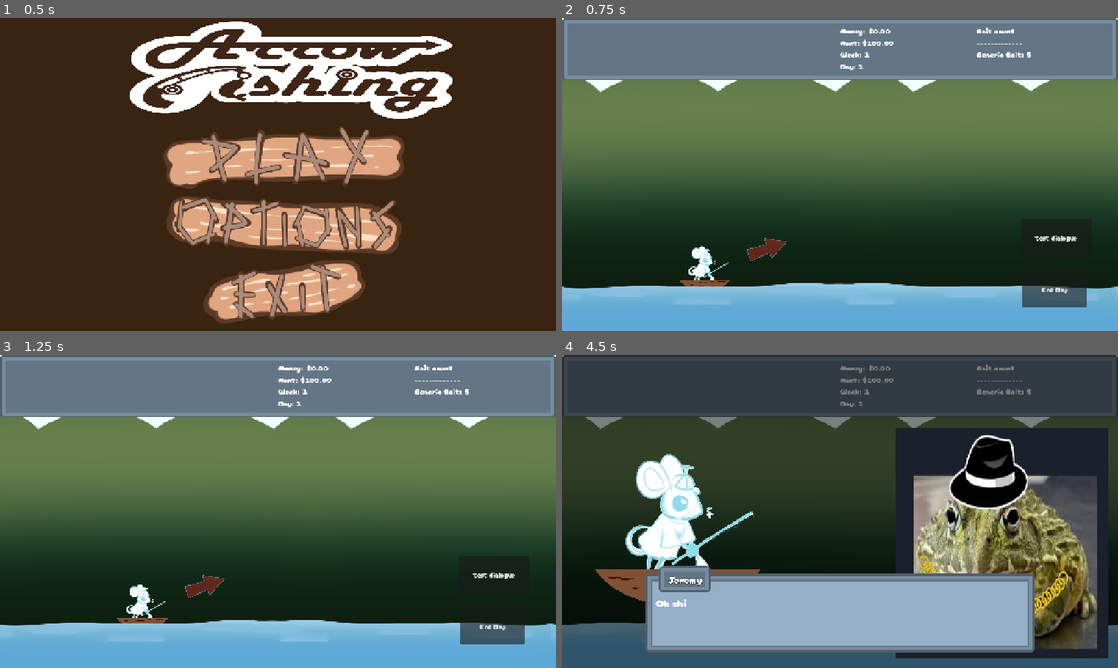
Above: before the commit, frames 1-4 (two rows, left to right).
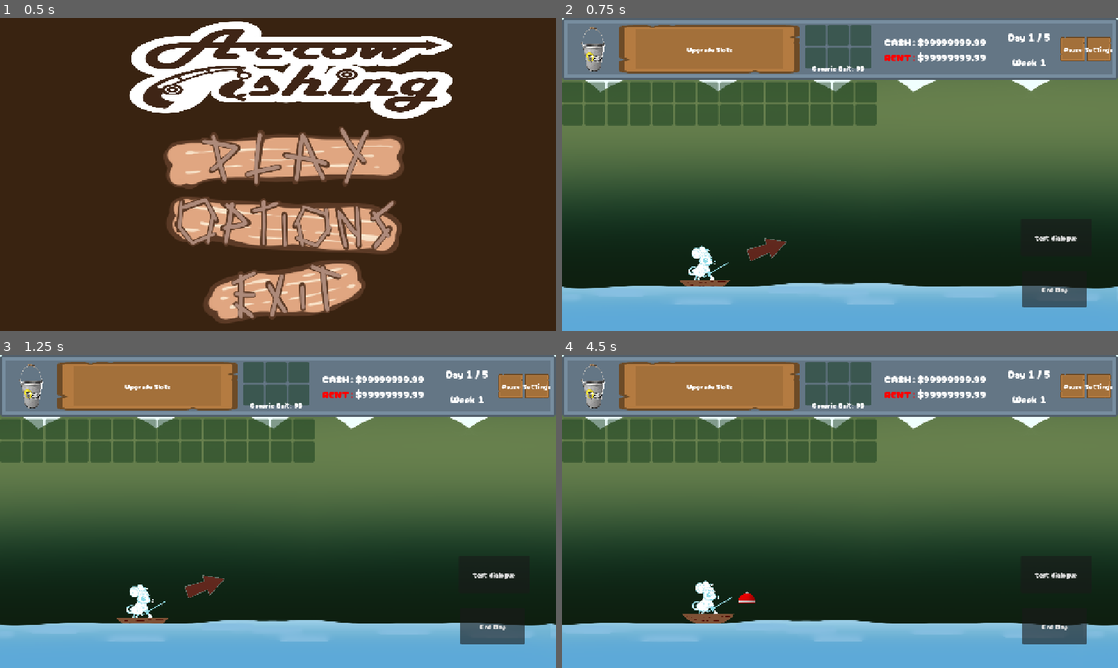
Above: after the commit, the same moments.

Repository: Meoah/Team-Awesome
Game: Godot game, scene res://scenes/default.tscn
The game is run twice, just before and just after one commit, with the same random seed, the same clock (stepped at 60 frames per second) and the same inputs. Sound files missing from this copy of the repository are replaced by a short silence.
Inputs (mouse positions are in pixels of both pictures, inside the frame that each line leads up to):
- Up to frame 1 (0.5 s): no input
- Up to frame 2 (0.75 s): click (845, 158) at 0.5 s
- Up to frame 3 (1.25 s): no input
- Up to frame 4 (4.5 s): click (712, 386) at 1.27 s; click "test dialogue" at 2 s; click "End Day" at 2.75 s; tap Enter at 3.5 s; move the mouse to (962, 495) at 3.52 s; hold Right (right) 3.53-4.25 s; hold Space (action) 3.53-4.25 s; click (962, 495) at 3.67 s; drag from (728, 527) to (812, 574) at 4.27 s

Frame 1 is identical in both runs. In frame 2, 16% of the frame differs, in the area x 0-100%, y 2-35%; in frame 3, 16%; in frame 4, 94%, in the area x 0-100%, y 0-100%.
Error after the commit: Invalid assignment of property or key 'text' with value of type 'String' on a base object of type 'null instance'. (res://scripts/ui/hud/hud.gd:27)

Commit message:
Starting the hud making

Diff:
--- a/scenes/game/daytime_main.tscn
+++ b/scenes/game/daytime_main.tscn
@@ -7,9 +7,9 @@
 [ext_resource type="Texture2D" uid="uid://da5g8qjy0q6u8" path="res://assets/textures/background/daytime_background_bottom.png" id="4_qc6n8"]
 [ext_resource type="Texture2D" uid="uid://8v7i2pn3jxgb" path="res://assets/textures/background/Placeholder_Water.png" id="5_8rhjh"]
 [ext_resource type="Texture2D" uid="uid://b2ujo6wxupnp0" path="res://assets/textures/background/daytime_background_top.png" id="5_sd21a"]
-[ext_resource type="Script" uid="uid://kbal7ers7gbb" path="res://scripts/game/camera/day_cam.gd" id="8_3kam8"]
+[ext_resource type="Script" path="res://scripts/game/camera/day_cam.gd" id="8_3kam8"]
 [ext_resource type="Texture2D" uid="uid://gm82txfpgbpv" path="res://assets/textures/vfx/FISH/Fish 01.png" id="9_3kam8"]
-[ext_resource type="PackedScene" uid="uid://cjoxd6e64nw52" path="res://scenes/ui/hud_placeholder.tscn" id="10_3kam8"]
+[ext_resource type="PackedScene" uid="uid://cjoxd6e64nw52" path="res://scenes/ui/hud/hud.tscn" id="10_3kam8"]
 [ext_resource type="Texture2D" uid="uid://q3uv13ote634" path="res://assets/textures/vfx/FISH/Fish 02.png" id="10_nw8sa"]
 [ext_resource type="PackedScene" uid="uid://buum3xnaqnv5x" path="res://scenes/game/game_over.tscn" id="10_qc6n8"]
 
--- a/scenes/game/nighttime_main.tscn
+++ b/scenes/game/nighttime_main.tscn
@@ -12,8 +12,8 @@
 [ext_resource type="Texture2D" uid="uid://emps5yrliobm" path="res://assets/textures/debug/My_Event061_Tarrot_Showcase.webp" id="7_1pk0j"]
 [ext_resource type="PackedScene" uid="uid://buum3xnaqnv5x" path="res://scenes/game/game_over.tscn" id="7_pk35q"]
 [ext_resource type="Texture2D" uid="uid://o4rx0t814322" path="res://assets/textures/debug/Stanley_bucket.webp" id="8_7dbdj"]
-[ext_resource type="Script" uid="uid://bfuyuw7kfy23" path="res://scripts/game/camera/night_cam.gd" id="9_kpww7"]
-[ext_resource type="PackedScene" uid="uid://cjoxd6e64nw52" path="res://scenes/ui/hud_placeholder.tscn" id="12_yb8jp"]
+[ext_resource type="Script" path="res://scripts/game/camera/night_cam.gd" id="9_kpww7"]
+[ext_resource type="PackedScene" uid="uid://cjoxd6e64nw52" path="res://scenes/ui/hud/hud.tscn" id="12_yb8jp"]
 
 [sub_resource type="Theme" id="Theme_7dbdj"]
 default_font = ExtResource("1_1pk0j")
--- a/scenes/game_manager.tscn
+++ b/scenes/game_manager.tscn
@@ -22,6 +22,7 @@
 anchor_bottom = 1.0
 grow_horizontal = 2
 grow_vertical = 2
+mouse_filter = 2
 theme = SubResource("Theme_k4jhu")
 script = ExtResource("1_hwd4i")
 scene_root = NodePath("SceneRoot")
--- /dev/null
+++ b/scenes/ui/hud/hud.tscn
@@ -0,0 +1,435 @@
+[gd_scene load_steps=9 format=3 uid="uid://cjoxd6e64nw52"]
+
+[ext_resource type="Script" uid="uid://2nxtmw0faxey" path="res://scripts/ui/hud/hud.gd" id="1_as3gr"]
+[ext_resource type="FontFile" uid="uid://ciwjf56aydm2a" path="res://assets/fonts/CherryBombOne-Regular.ttf" id="2_ax4tw"]
+[ext_resource type="Texture2D" uid="uid://mrwdcjhpn1jb" path="res://assets/textures/ui/panel_grey_dark.png" id="3_2wu1p"]
+[ext_resource type="Script" uid="uid://dkj7jecxesoy4" path="res://scripts/ui/hud/hud_tooltip_controller.gd" id="3_4m4yb"]
+[ext_resource type="Texture2D" uid="uid://o4rx0t814322" path="res://assets/textures/debug/Stanley_bucket.webp" id="5_4m4yb"]
+[ext_resource type="Texture2D" uid="uid://cbhtfna6mhxm6" path="res://assets/textures/ui/panel_brown_damaged_dark.png" id="6_todbw"]
+[ext_resource type="PackedScene" uid="uid://dyaxs1jdloena" path="res://scenes/ui/hud/slot.tscn" id="7_e7gie"]
+
+[sub_resource type="Theme" id="Theme_swth0"]
+default_font = ExtResource("2_ax4tw")
+
+[node name="HudPlaceholder" type="CanvasLayer" node_paths=PackedStringArray("general_info", "bait_info")]
+script = ExtResource("1_as3gr")
+general_info = NodePath("")
+bait_info = NodePath("")
+
+[node name="VBoxContainer" type="VBoxContainer" parent="."]
+anchors_preset = 15
+anchor_right = 1.0
+anchor_bottom = 1.0
+grow_horizontal = 2
+grow_vertical = 2
+theme = SubResource("Theme_swth0")
+script = ExtResource("3_4m4yb")
+
+[node name="Control" type="Control" parent="VBoxContainer"]
+layout_mode = 2
+size_flags_vertical = 3
+
+[node name="NinePatchRect" type="NinePatchRect" parent="VBoxContainer/Control"]
+layout_mode = 1
+anchors_preset = -1
+anchor_right = 1.0
+anchor_bottom = 1.0
+grow_horizontal = 2
+grow_vertical = 2
+texture = ExtResource("3_2wu1p")
+patch_margin_left = 16
+patch_margin_top = 16
+patch_margin_right = 16
+patch_margin_bottom = 16
+
+[node name="MarginContainer" type="MarginContainer" parent="VBoxContainer/Control"]
+layout_mode = 1
+anchors_preset = 15
+anchor_right = 1.0
+anchor_bottom = 1.0
+grow_horizontal = 2
+grow_vertical = 2
+theme_override_constants/margin_left = 16
+theme_override_constants/margin_top = 16
+theme_override_constants/margin_right = 16
+theme_override_constants/margin_bottom = 16
+
+[node name="HBoxContainer" type="HBoxContainer" parent="VBoxContainer/Control/MarginContainer"]
+layout_mode = 2
+alignment = 2
+
+[node name="FishBucket" type="Control" parent="VBoxContainer/Control/MarginContainer/HBoxContainer"]
+layout_mode = 2
+size_flags_horizontal = 3
+size_flags_stretch_ratio = 0.4
+
+[node name="TextureRect" type="TextureRect" parent="VBoxContainer/Control/MarginContainer/HBoxContainer/FishBucket"]
+layout_mode = 1
+anchors_preset = 15
+anchor_right = 1.0
+anchor_bottom = 1.0
+grow_horizontal = 2
+grow_vertical = 2
+texture = ExtResource("5_4m4yb")
+expand_mode = 1
+
+[node name="RodUpgradeSlots" type="Control" parent="VBoxContainer/Control/MarginContainer/HBoxContainer"]
+layout_mode = 2
+size_flags_horizontal = 3
+size_flags_stretch_ratio = 1.5
+
+[node name="TextureButton" type="TextureButton" parent="VBoxContainer/Control/MarginContainer/HBoxContainer/RodUpgradeSlots"]
+layout_mode = 1
+anchors_preset = 15
+anchor_right = 1.0
+anchor_bottom = 1.0
+grow_horizontal = 2
+grow_vertical = 2
+texture_normal = ExtResource("6_todbw")
+ignore_texture_size = true
+stretch_mode = 0
+
+[node name="Label" type="Label" parent="VBoxContainer/Control/MarginContainer/HBoxContainer/RodUpgradeSlots"]
+layout_mode = 1
+anchors_preset = 8
+anchor_left = 0.5
+anchor_top = 0.5
+anchor_right = 0.5
+anchor_bottom = 0.5
+offset_left = -23.5
+offset_top = -11.5
+offset_right = 23.5
+offset_bottom = 11.5
+grow_horizontal = 2
+grow_vertical = 2
+text = "Upgrade Slots"
+horizontal_alignment = 1
+vertical_alignment = 1
+
+[node name="BaitBucket" type="Control" parent="VBoxContainer/Control/MarginContainer/HBoxContainer"]
+layout_mode = 2
+size_flags_horizontal = 3
+size_flags_stretch_ratio = 0.6
+
+[node name="GridContainer" type="GridContainer" parent="VBoxContainer/Control/MarginContainer/HBoxContainer/BaitBucket"]
+layout_mode = 1
+anchors_preset = 5
+anchor_left = 0.5
+anchor_right = 0.5
+offset_left = -76.0
+offset_right = 76.0
+offset_bottom = 100.0
+grow_horizontal = 2
+columns = 3
+
+[node name="Slot" parent="VBoxContainer/Control/MarginContainer/HBoxContainer/BaitBucket/GridContainer" instance=ExtResource("7_e7gie")]
+custom_minimum_size = Vector2(48, 48)
+layout_mode = 2
+
+[node name="Slot2" parent="VBoxContainer/Control/MarginContainer/HBoxContainer/BaitBucket/GridContainer" instance=ExtResource("7_e7gie")]
+custom_minimum_size = Vector2(48, 48)
+layout_mode = 2
+
+[node name="Slot3" parent="VBoxContainer/Control/MarginContainer/HBoxContainer/BaitBucket/GridContainer" instance=ExtResource("7_e7gie")]
+custom_minimum_size = Vector2(48, 48)
+layout_mode = 2
+
+[node name="Slot4" parent="VBoxContainer/Control/MarginContainer/HBoxContainer/BaitBucket/GridContainer" instance=ExtResource("7_e7gie")]
+custom_minimum_size = Vector2(48, 48)
+layout_mode = 2
+
+[node name="Slot5" parent="VBoxContainer/Control/MarginContainer/HBoxContainer/BaitBucket/GridContainer" instance=ExtResource("7_e7gie")]
+custom_minimum_size = Vector2(48, 48)
+layout_mode = 2
+
+[node name="Slot6" parent="VBoxContainer/Control/MarginContainer/HBoxContainer/BaitBucket/GridContainer" instance=ExtResource("7_e7gie")]
+custom_minimum_size = Vector2(48, 48)
+layout_mode = 2
+
+[node name="Label" type="Label" parent="VBoxContainer/Control/MarginContainer/HBoxContainer/BaitBucket"]
+layout_mode = 1
+anchors_preset = 7
+anchor_left = 0.5
+anchor_top = 1.0
+anchor_right = 0.5
+anchor_bottom = 1.0
+offset_left = -60.5
+offset_top = -24.0
+offset_right = 60.5
+grow_horizontal = 2
+grow_vertical = 0
+text = "Generic Bait: 99"
+vertical_alignment = 2
+
+[node name="Rent" type="Control" parent="VBoxContainer/Control/MarginContainer/HBoxContainer"]
+layout_mode = 2
+size_flags_horizontal = 3
+
+[node name="HBoxContainer" type="HBoxContainer" parent="VBoxContainer/Control/MarginContainer/HBoxContainer/Rent"]
+layout_mode = 1
+anchors_preset = 15
+anchor_right = 1.0
+anchor_bottom = 1.0
+grow_horizontal = 2
+grow_vertical = 2
+
+[node name="GeneralInfo" type="RichTextLabel" parent="VBoxContainer/Control/MarginContainer/HBoxContainer/Rent/HBoxContainer"]
+layout_mode = 2
+size_flags_horizontal = 3
+size_flags_stretch_ratio = 0.5
+theme_override_font_sizes/normal_font_size = 24
+bbcode_enabled = true
+text = "CASH:
+[color=red]RENT:[/color]"
+scroll_active = false
+horizontal_alignment = 2
+vertical_alignment = 1
+
+[node name="GeneralInfo2" type="RichTextLabel" parent="VBoxContainer/Control/MarginContainer/HBoxContainer/Rent/HBoxContainer"]
+layout_mode = 2
+size_flags_horizontal = 3
+theme_override_font_sizes/normal_font_size = 24
+bbcode_enabled = true
+text = "$99999999.99
+$99999999.99
+"
+scroll_active = false
+vertical_alignment = 1
+
+[node name="VBoxContainer" type="VBoxContainer" parent="VBoxContainer/Control/MarginContainer/HBoxContainer"]
+layout_mode = 2
+size_flags_horizontal = 3
+size_flags_stretch_ratio = 0.5
+
+[node name="Day" type="Control" parent="VBoxContainer/Control/MarginContainer/HBoxContainer/VBoxContainer"]
+layout_mode = 2
+size_flags_horizontal = 3
+size_flags_vertical = 3
+
+[node name="Label" type="Label" parent="VBoxContainer/Control/MarginContainer/HBoxContainer/VBoxContainer/Day"]
+layout_mode = 1
+anchors_preset = 8
+anchor_left = 0.5
+anchor_top = 0.5
+anchor_right = 0.5
+anchor_bottom = 0.5
+offset_left = -23.5
+offset_top = -11.5
+offset_right = 23.5
+offset_bottom = 11.5
+grow_horizontal = 2
+grow_vertical = 2
+theme_override_font_sizes/font_size = 24
+text = "Day 1 / 5"
+horizontal_alignment = 1
+vertical_alignment = 1
+
+[node name="Week" type="Control" parent="VBoxContainer/Control/MarginContainer/HBoxContainer/VBoxContainer"]
+layout_mode = 2
+size_flags_horizontal = 3
+size_flags_vertical = 3
+
+[node name="Label" type="Label" parent="VBoxContainer/Control/MarginContainer/HBoxContainer/VBoxContainer/Week"]
+layout_mode = 1
+anchors_preset = 8
+anchor_left = 0.5
+anchor_top = 0.5
+anchor_right = 0.5
+anchor_bottom = 0.5
+offset_left = -23.5
+offset_top = -11.5
+offset_right = 23.5
+offset_bottom = 11.5
+grow_horizontal = 2
+grow_vertical = 2
+theme_override_font_sizes/font_size = 24
+text = "Week 1"
+horizontal_alignment = 1
+vertical_alignment = 1
+
+[node name="Pause" type="Control" parent="VBoxContainer/Control/MarginContainer/HBoxContainer"]
+layout_mode = 2
+size_flags_horizontal = 3
+size_flags_vertical = 5
+size_flags_stretch_ratio = 0.2
+
+[node name="TextureButton" type="TextureButton" parent="VBoxContainer/Control/MarginContainer/HBoxContainer/Pause"]
+layout_mode = 1
+anchors_preset = 15
+anchor_right = 1.0
+anchor_bottom = 1.0
+grow_horizontal = 2
+grow_vertical = 2
+texture_normal = ExtResource("6_todbw")
+ignore_texture_size = true
+stretch_mode = 5
+
+[node name="Label" type="Label" parent="VBoxContainer/Control/MarginContainer/HBoxContainer/Pause"]
+layout_mode = 1
+anchors_preset = 8
+anchor_left = 0.5
+anchor_top = 0.5
+anchor_right = 0.5
+anchor_bottom = 0.5
+offset_left = -23.5
+offset_top = -11.5
+offset_right = 23.5
+offset_bottom = 11.5
+grow_horizontal = 2
+grow_vertical = 2
+text = "Pause"
+horizontal_alignment = 1
+vertical_alignment = 1
+
+[node name="Settings" type="Control" parent="VBoxContainer/Control/MarginContainer/HBoxContainer"]
+layout_mode = 2
+size_flags_horizontal = 3
+size_flags_vertical = 5
+size_flags_stretch_ratio = 0.2
+
+[node name="TextureButton" type="TextureButton" parent="VBoxContainer/Control/MarginContainer/HBoxContainer/Settings"]
+layout_mode = 1
+anchors_preset = 15
+anchor_right = 1.0
+anchor_bottom = 1.0
+grow_horizontal = 2
+grow_vertical = 2
+texture_normal = ExtResource("6_todbw")
+ignore_texture_size = true
+stretch_mode = 5
+
+[node name="Label" type="Label" parent="VBoxContainer/Control/MarginContainer/HBoxContainer/Settings"]
+layout_mode = 1
+anchors_preset = 8
+anchor_left = 0.5
+anchor_top = 0.5
+anchor_right = 0.5
+anchor_bottom = 0.5
+offset_left = -23.5
+offset_top = -11.5
+offset_right = 23.5
+offset_bottom = 11.5
+grow_horizontal = 2
+grow_vertical = 2
+text = "Settings"
+horizontal_alignment = 1
+vertical_alignment = 1
+
+[node name="GridContainer" type="GridContainer" parent="VBoxContainer"]
+layout_mode = 2
+size_flags_vertical = 3
+size_flags_stretch_ratio = 4.0
+mouse_filter = 2
+columns = 14
+
+[node name="Slot" parent="VBoxContainer/GridContainer" instance=ExtResource("7_e7gie")]
+custom_minimum_size = Vector2(48, 48)
+layout_mode = 2
+
+[node name="Slot2" parent="VBoxContainer/GridContainer" instance=ExtResource("7_e7gie")]
+custom_minimum_size = Vector2(48, 48)
+layout_mode = 2
+
+[node name="Slot3" parent="VBoxContainer/GridContainer" instance=ExtResource("7_e7gie")]
+custom_minimum_size = Vector2(48, 48)
+layout_mode = 2
+
+[node name="Slot4" parent="VBoxContainer/GridContainer" instance=ExtResource("7_e7gie")]
+custom_minimum_size = Vector2(48, 48)
+layout_mode = 2
+
+[node name="Slot5" parent="VBoxContainer/GridContainer" instance=ExtResource("7_e7gie")]
+custom_minimum_size = Vector2(48, 48)
+layout_mode = 2
+
+[node name="Slot6" parent="VBoxContainer/GridContainer" instance=ExtResource("7_e7gie")]
+custom_minimum_size = Vector2(48, 48)
+layout_mode = 2
+
+[node name="Slot7" parent="VBoxContainer/GridContainer" instance=ExtResource("7_e7gie")]
+custom_minimum_size = Vector2(48, 48)
+layout_mode = 2
+
+[node name="Slot8" parent="VBoxContainer/GridContainer" instance=ExtResource("7_e7gie")]
+custom_minimum_size = Vector2(48, 48)
+layout_mode = 2
+
+[node name="Slot9" parent="VBoxContainer/GridContainer" instance=ExtResource("7_e7gie")]
+custom_minimum_size = Vector2(48, 48)
+layout_mode = 2
+
+[node name="Slot10" parent="VBoxContainer/GridContainer" instance=ExtResource("7_e7gie")]
+custom_minimum_size = Vector2(48, 48)
+layout_mode = 2
+
+[node name="Slot11" parent="VBoxContainer/GridContainer" instance=ExtResource("7_e7gie")]
+custom_minimum_size = Vector2(48, 48)
+layout_mode = 2
+
+[node name="Slot12" parent="VBoxContainer/GridContainer" instance=ExtResource("7_e7gie")]
+custom_minimum_size = Vector2(48, 48)
+layout_mode = 2
+
+[node name="Slot13" parent="VBoxContainer/GridContainer" instance=ExtResource("7_e7gie")]
+custom_minimum_size = Vector2(48, 48)
+layout_mode = 2
+
+[node name="Slot14" parent="VBoxContainer/GridContainer" instance=ExtResource("7_e7gie")]
+custom_minimum_size = Vector2(48, 48)
+layout_mode = 2
+
+[node name="Slot15" parent="VBoxContainer/GridContainer" instance=ExtResource("7_e7gie")]
+custom_minimum_size = Vector2(48, 48)
+layout_mode = 2
+
+[node name="Slot16" parent="VBoxContainer/GridContainer" instance=ExtResource("7_e7gie")]
+custom_minimum_size = Vector2(48, 48)
+layout_mode = 2
+
+[node name="Slot17" parent="VBoxContainer/GridContainer" instance=ExtResource("7_e7gie")]
+custom_minimum_size = Vector2(48, 48)
+layout_mode = 2
+
+[node name="Slot18" parent="VBoxContainer/GridContainer" instance=ExtResource("7_e7gie")]
+custom_minimum_size = Vector2(48, 48)
+layout_mode = 2
+
+[node name="Slot19" parent="VBoxContainer/GridContainer" instance=ExtResource("7_e7gie")]
+custom_minimum_size = Vector2(48, 48)
+layout_mode = 2
+
+[node name="Slot20" parent="VBoxContainer/GridContainer" instance=ExtResource("7_e7gie")]
+custom_minimum_size = Vector2(48, 48)
+layout_mode = 2
+
+[node name="Slot21" parent="VBoxContainer/GridContainer" instance=ExtResource("7_e7gie")]
+custom_minimum_size = Vector2(48, 48)
+layout_mode = 2
+
+[node name="Slot22" parent="VBoxContainer/GridContainer" instance=ExtResource("7_e7gie")]
+custom_minimum_size = Vector2(48, 48)
+layout_mode = 2
+
+[node name="Slot23" parent="VBoxContainer/GridContainer" instance=ExtResource("7_e7gie")]
+custom_minimum_size = Vector2(48, 48)
+layout_mode = 2
+
+[node name="Slot24" parent="VBoxContainer/GridContainer" instance=ExtResource("7_e7gie")]
+custom_minimum_size = Vector2(48, 48)
+layout_mode = 2
+
+[node name="Slot25" parent="VBoxContainer/GridContainer" instance=ExtResource("7_e7gie")]
+custom_minimum_size = Vector2(48, 48)
+layout_mode = 2
+
+[node name="Slot26" parent="VBoxContainer/GridContainer" instance=ExtResource("7_e7gie")]
+custom_minimum_size = Vector2(48, 48)
+layout_mode = 2
+
+[node name="Slot27" parent="VBoxContainer/GridContainer" instance=ExtResource("7_e7gie")]
+custom_minimum_size = Vector2(48, 48)
+layout_mode = 2
+
+[node name="Slot28" parent="VBoxContainer/GridContainer" instance=ExtResource("7_e7gie")]
+custom_minimum_size = Vector2(48, 48)
+layout_mode = 2
--- a/scenes/ui/inventory_ui.tscn
+++ b/scenes/ui/hud/inventory_ui.tscn
@@ -1,7 +1,7 @@
 [gd_scene load_steps=3 format=3 uid="uid://himmnj7djqgt"]
 
-[ext_resource type="Script" uid="uid://cyund0hdccn2m" path="res://scripts/ui/hud/inventory/inventory_ui.gd" id="1_5v8q7"]
-[ext_resource type="PackedScene" uid="uid://dyaxs1jdloena" path="res://scenes/ui/slot.tscn" id="2_gf3dx"]
+[ext_resource type="Script" uid="uid://cyund0hdccn2m" path="res://scripts/ui/hud/inventory_ui.gd" id="1_5v8q7"]
+[ext_resource type="PackedScene" uid="uid://dyaxs1jdloena" path="res://scenes/ui/hud/slot.tscn" id="2_gf3dx"]
 
 [node name="Inventory_UI" type="CanvasLayer"]
 
--- a/scenes/ui/slot.tscn
+++ b/scenes/ui/hud/slot.tscn
@@ -1,7 +1,7 @@
 [gd_scene load_steps=4 format=3 uid="uid://dyaxs1jdloena"]
 
-[ext_resource type="Script" uid="uid://cqsqbytqafa34" path="res://scripts/ui/hud/inventory/slot.gd" id="1_jkamp"]
-[ext_resource type="FontFile" uid="uid://ciwjf56aydm2a" path="res://assets/fonts/CherryBombOne-Regular.ttf" id="2_sad2q"]
+[ext_resource type="Script" uid="uid://cqsqbytqafa34" path="res://scripts/ui/hud/slot.gd" id="1_ss8kq"]
+[ext_resource type="FontFile" uid="uid://ciwjf56aydm2a" path="res://assets/fonts/CherryBombOne-Regular.ttf" id="2_kwcvi"]
 
 [sub_resource type="StyleBoxFlat" id="StyleBoxFlat_sad2q"]
 bg_color = Color(0.07058824, 0.21960784, 0.105882354, 0.5019608)
@@ -13,7 +13,7 @@
 [node name="Slot" type="PanelContainer"]
 custom_minimum_size = Vector2(64, 64)
 theme_override_styles/panel = SubResource("StyleBoxFlat_sad2q")
-script = ExtResource("1_jkamp")
+script = ExtResource("1_ss8kq")
 
 [node name="Icon" type="TextureRect" parent="."]
 layout_mode = 2
--- a/scenes/ui/hud_placeholder.tscn
+++ /dev/null
@@ -1,77 +0,0 @@
-[gd_scene load_steps=6 format=3 uid="uid://cjoxd6e64nw52"]
-
-[ext_resource type="Script" uid="uid://2nxtmw0faxey" path="res://scenes/ui/hud_placeholder.gd" id="1_fn0ug"]
-[ext_resource type="FontFile" uid="uid://ciwjf56aydm2a" path="res://assets/fonts/CherryBombOne-Regular.ttf" id="2_4nuvw"]
-[ext_resource type="PackedScene" uid="uid://himmnj7djqgt" path="res://scenes/ui/inventory_ui.tscn" id="2_fn0ug"]
-[ext_resource type="Texture2D" uid="uid://mrwdcjhpn1jb" path="res://assets/textures/ui/panel_grey_dark.png" id="3_4nuvw"]
-
-[sub_resource type="Theme" id="Theme_24s27"]
-default_font = ExtResource("2_4nuvw")
-default_font_size = 18
-
-[node name="HudPlaceholder" type="CanvasLayer" node_paths=PackedStringArray("general_info", "bait_info")]
-script = ExtResource("1_fn0ug")
-general_info = NodePath("HudBounds/MarginContainer/HBoxContainer/GeneralInfo")
-bait_info = NodePath("HudBounds/MarginContainer/HBoxContainer/BaitCount")
-
-[node name="HudBounds" type="Control" parent="."]
-layout_mode = 3
-anchor_right = 1.0
-anchor_bottom = 0.2
-grow_horizontal = 2
-grow_vertical = 2
-theme = SubResource("Theme_24s27")
-
-[node name="NinePatchRect" type="NinePatchRect" parent="HudBounds"]
-layout_mode = 1
-anchors_preset = 15
-anchor_right = 1.0
-anchor_bottom = 1.0
-grow_horizontal = 2
-grow_vertical = 2
-texture = ExtResource("3_4nuvw")
-patch_margin_left = 16
-patch_margin_top = 16
-patch_margin_right = 16
-patch_margin_bottom = 16
-
-[node name="MarginContainer" type="MarginContainer" parent="HudBounds"]
-layout_mode = 1
-anchors_preset = 15
-anchor_right = 1.0
-anchor_bottom = 1.0
-grow_horizontal = 2
-grow_vertical = 2
-theme_override_constants/margin_left = 16
-theme_override_constants/margin_top = 16
-theme_override_constants/margin_right = 16
-theme_override_constants/margin_bottom = 16
-
-[node name="HBoxContainer" type="HBoxContainer" parent="HudBounds/MarginContainer"]
-layout_mode = 2
-alignment = 2
-
-[node name="Spacer" type="Control" parent="HudBounds/MarginContainer/HBoxContainer"]
-layout_mode = 2
-size_flags_horizontal = 3
-size_flags_stretch_ratio = 2.0
-
-[node name="GeneralInfo" type="RichTextLabel" parent="HudBounds/MarginContainer/HBoxContainer"]
-layout_mode = 2
-size_flags_horizontal = 3
-bbcode_enabled = true
-text = "Money: $99.99
-Rent: $99.99
-Week: 1
-Day: 1"
-scroll_active = false
-
-[node name="BaitCount" type="RichTextLabel" parent="HudBounds/MarginContainer/HBoxContainer"]
-layout_mode = 2
-size_flags_horizontal = 3
-bbcode_enabled = true
-text = "Bait"
-scroll_active = false
-
-[node name="Inventory_UI" parent="HudBounds/MarginContainer" instance=ExtResource("2_fn0ug")]
-layer = 2
--- a/scenes/ui/tooltip_layer.tscn
+++ b/scenes/ui/tooltip_layer.tscn
@@ -1,15 +1,17 @@
-[gd_scene load_steps=6 format=3 uid="uid://6k5qd37wt7aa"]
+[gd_scene load_steps=8 format=3 uid="uid://6k5qd37wt7aa"]
 
 [ext_resource type="Script" uid="uid://cpcgm03b1g8xn" path="res://scripts/ui/tooltip.gd" id="1_gc7l6"]
 [ext_resource type="FontFile" uid="uid://ciwjf56aydm2a" path="res://assets/fonts/CherryBombOne-Regular.ttf" id="1_scnmh"]
 [ext_resource type="Texture2D" uid="uid://bubkm6extv28x" path="res://assets/textures/ui/panel_grey.png" id="2_scnmh"]
+[ext_resource type="Script" uid="uid://cyund0hdccn2m" path="res://scripts/ui/hud/inventory_ui.gd" id="4_m6788"]
+[ext_resource type="PackedScene" uid="uid://dyaxs1jdloena" path="res://scenes/ui/hud/slot.tscn" id="5_buxdk"]
 
 [sub_resource type="Theme" id="Theme_bd7w1"]
 default_font = ExtResource("1_scnmh")
 
 [sub_resource type="StyleBoxTexture" id="StyleBoxTexture_jdad8"]
 
-[node name="TooltipLayer" type="Control" node_paths=PackedStringArray("tooltip_panel", "tooltip_label")]
+[node name="TooltipLayer" type="Control" node_paths=PackedStringArray("tooltip_panel", "tooltip_label", "inventory")]
 z_index = 2
 layout_mode = 3
 anchors_preset = 15
@@ -22,11 +24,13 @@
 script = ExtResource("1_gc7l6")
 tooltip_panel = NodePath("Tooltip")
 tooltip_label = NodePath("Tooltip/MarginContainer/Label")
+inventory = NodePath("Tooltip/MarginContainer/FishInventory")
 
 [node name="Tooltip" type="PanelContainer" parent="."]
 layout_mode = 1
 offset_right = 41.0
 offset_bottom = 63.0
+mouse_filter = 2
 theme_override_styles/panel = SubResource("StyleBoxTexture_jdad8")
 
 [node name="NinePatchRect" type="NinePatchRect" parent="Tooltip"]
@@ -39,13 +43,24 @@
 
 [node name="MarginContainer" type="MarginContainer" parent="Tooltip"]
 layout_mode = 2
+mouse_filter = 2
 theme_override_constants/margin_left = 20
 theme_override_constants/margin_top = 20
 theme_override_constants/margin_right = 20
 theme_override_constants/margin_bottom = 20
 
+[node name="FishInventory" type="GridContainer" parent="Tooltip/MarginContainer"]
+layout_mode = 2
+mouse_filter = 2
+theme_override_constants/h_separation = 5
+theme_override_constants/v_separation = 10
+columns = 5
+script = ExtResource("4_m6788")
+slot = ExtResource("5_buxdk")
+
 [node name="Label" type="RichTextLabel" parent="Tooltip/MarginContainer"]
 layout_mode = 2
+mouse_filter = 2
 bbcode_enabled = true
 fit_content = true
 scroll_active = false
--- /dev/null
+++ b/scripts/ui/hud/hud_tooltip_controller.gd
@@ -0,0 +1,9 @@
+extends Control
+class_name HUDTooltipController
+
+func _input(event : InputEvent) -> void:
+	# Hover detection, updates the tooltip location if any part of the hud is hovered.
+	if event is InputEventMouseMotion:
+		var hovered: Control = get_viewport().gui_get_hovered_control()
+		if hovered && hovered.is_visible_in_tree() && hovered.mouse_filter != Control.MOUSE_FILTER_IGNORE:
+			GameManager.get_tooltip_layer()._update_tooltip_position(get_viewport().get_mouse_position())
--- a/scripts/ui/tooltip.gd
+++ b/scripts/ui/tooltip.gd
@@ -3,6 +3,7 @@
 
 @export var tooltip_panel : Control
 @export var tooltip_label : RichTextLabel
+@export var inventory : GridContainer
 
 const TOOLTIP_OFFSET : Vector2 = Vector2(18, 18)
 const SCREEN_MARGIN : Vector2 = Vector2(8, 8)
Not shown: 1 places in scenes/ui/hud/slot.tscn that only renumber resources
Renamed: scenes/ui/hud_placeholder.gd -> scripts/ui/hud/hud.gd
Renamed: scenes/ui/hud_placeholder.gd.uid -> scripts/ui/hud/hud.gd.uid
Not shown, added: scripts/ui/hud/hud_tooltip_controller.gd.uid
Renamed: scripts/ui/hud/inventory/inventory_ui.gd -> scripts/ui/hud/inventory_ui.gd
Renamed: scripts/ui/hud/inventory/inventory_ui.gd.uid -> scripts/ui/hud/inventory_ui.gd.uid
Renamed: scripts/ui/hud/inventory/slot.gd -> scripts/ui/hud/slot.gd
Renamed: scripts/ui/hud/inventory/slot.gd.uid -> scripts/ui/hud/slot.gd.uid
